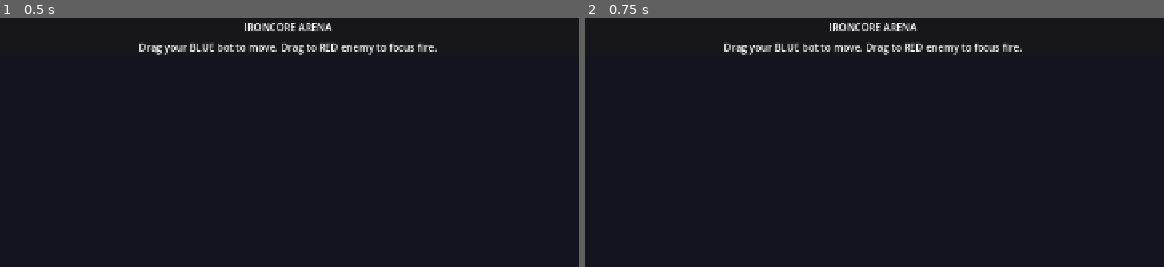
Above: before the commit, frames 1-2 (left to right).
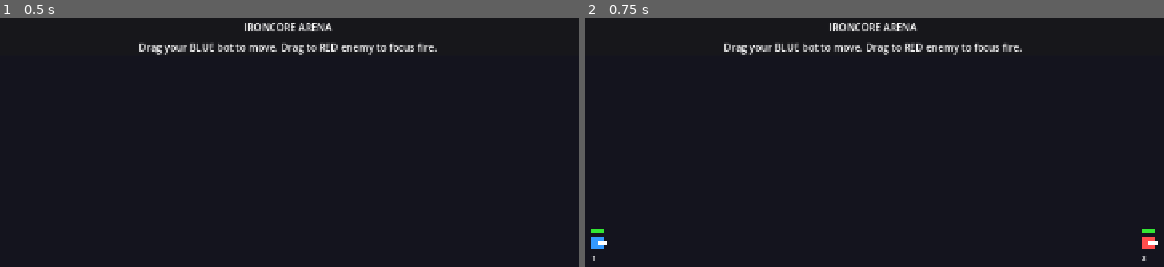
Above: after the commit, the same moments.

Repository: Ostn-DX/ironcore-arena
Game: Godot game, scene res://scenes/main.tscn
Same seed, same stepped clock (60 frames per second), same inputs: the game is played once before the commit and once after it.
Inputs (mouse positions are in pixels of both pictures, inside the frame that each line leads up to):
- Up to frame 1 (0.5 s): no input
- Up to frame 2 (0.75 s): tap Enter at 0.5 s; move the mouse to (1048, 219) at 0.52 s; hold Shift from 0.53 s (still down); click (1048, 219) at 0.67 s

Frame 1 is identical in both runs. In frame 2, 0.3% of the frame differs, in the area x 1-99%, y 84-98%.
Error before the commit: Parse Error: Identifier "arena_viewport" not declared in the current scope. (res://src/ui/battle_screen.gd:319)

Commit message:
Fix remaining arena_viewport reference

Diff:
--- a/project/src/ui/battle_screen.gd
+++ b/project/src/ui/battle_screen.gd
@@ -315,9 +315,8 @@
 
 
 func _screen_to_world(screen_pos: Vector2) -> Vector2:
-	# Simple conversion assuming viewport fills screen
-	var viewport_rect: Rect2 = arena_viewport.get_visible_rect()
-	return screen_pos.clamp(Vector2.ZERO, viewport_rect.size)
+	# Simple conversion — arena is 1280x720
+	return screen_pos.clamp(Vector2.ZERO, Vector2(1280, 720))
 
 
 func on_show() -> void:
